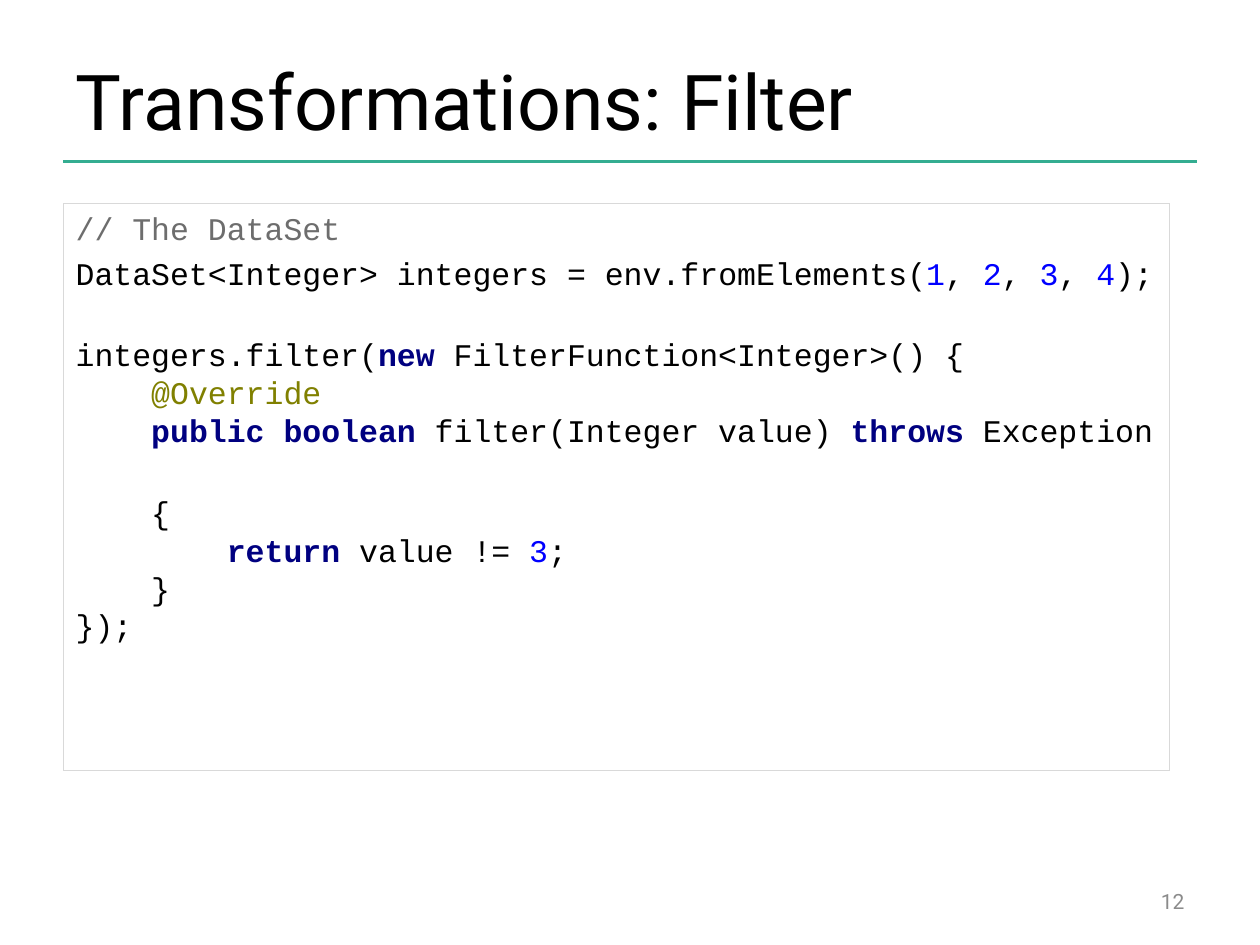
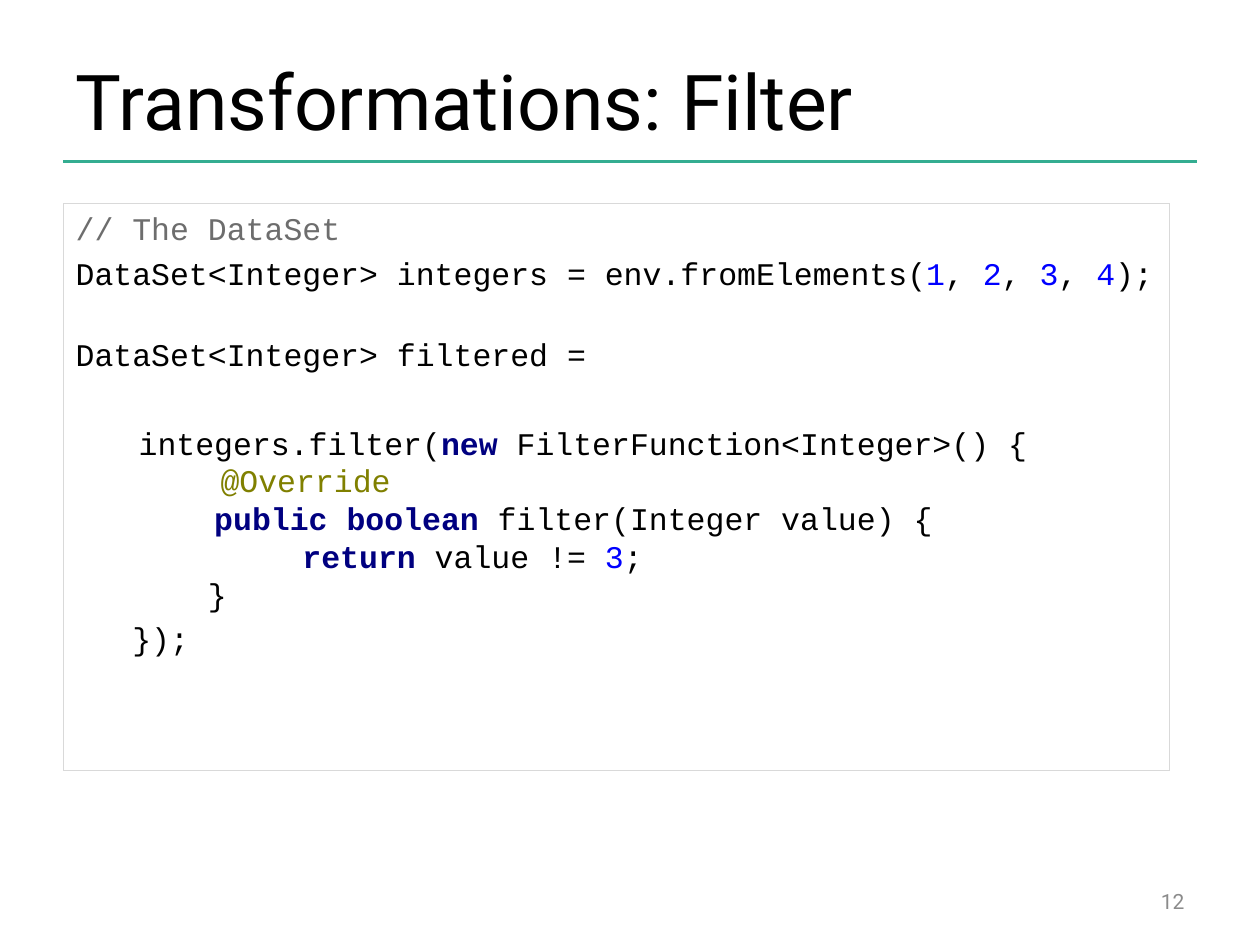
Before and after one commit to dataArtisans/flink-training-web, a slide deck: slide 12 of slides/flink_batch_basics.pptx. Drawn at 1260x945 pixels with LibreOffice and Linux fonts; fonts in the diff are those of the drawing; background and template pictures are left out. Boxes give left, top, right and bottom in pixels: in the first picture for what was removed or moved away, otherwise in the second. Text is boxed around its words. In the diff, an @@ line names an element or a change of style, - is before the commit and + after.

```diff
--- a/slides/flink_batch_basics.pptx
+++ b/slides/flink_batch_basics.pptx
@@ text at (x1=76, y1=344, x2=990, y2=574): text changed @@
-integers.filter(new FilterFunction<Integer>() {
-@Override
-public boolean filter(Integer value) throws Exception
-{
-return value != 3;
-}
-});
+DataSet<Integer> filtered =
+integers.filter(new FilterFunction<Integer>() {
+@Override
+public boolean filter(Integer value) {
+return value != 3;
+}
+});
```
Also in this commit, not shown: 7 other slides changed.
